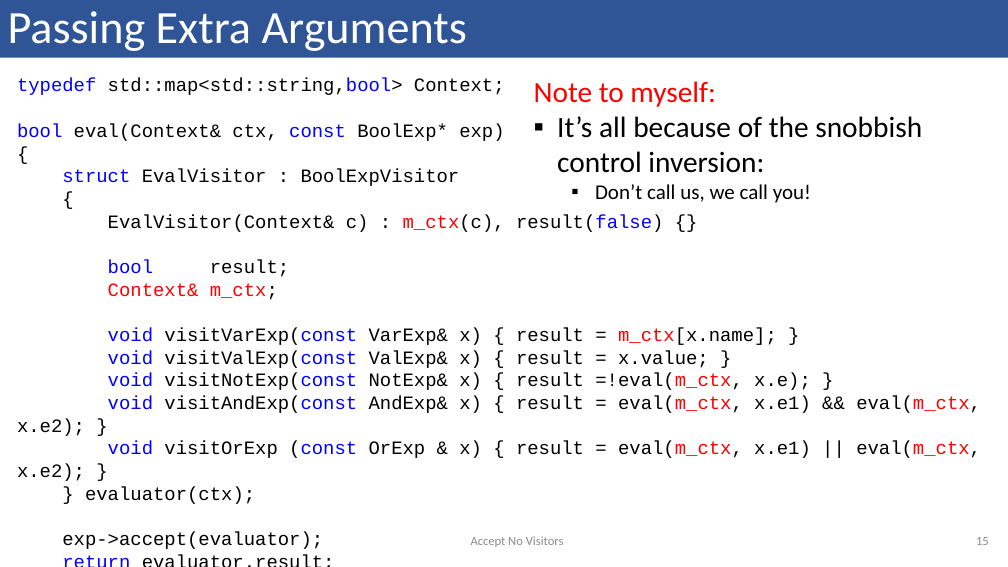
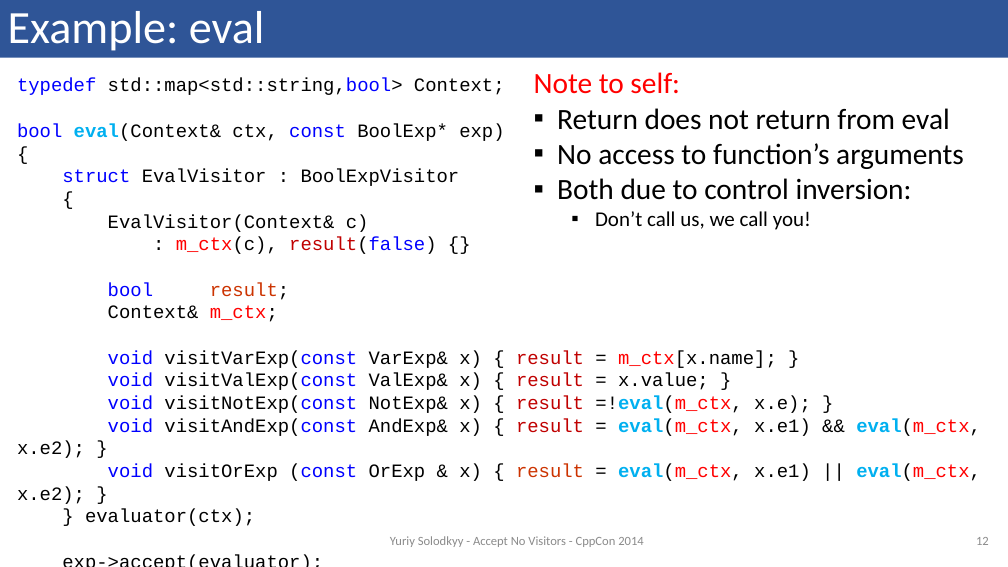
Before and after one commit to solodon4/Mach7, a slide deck: slide 12 of media/presentations/2014-09-12 CppCon.pptx (slide 15 before the commit). Drawn at 1008x567 pixels with LibreOffice and Linux fonts; fonts in the diff are those of the drawing. Boxes give left, top, right and bottom in pixels: in the first picture for what was removed or moved away, otherwise in the second. Text is boxed around its words. In the diff, an @@ line names an element or a change of style, - is before the commit and + after.

```diff
--- a/media/presentations/2014-09-12 CppCon.pptx
+++ b/media/presentations/2014-09-12 CppCon.pptx
@@ title at (x1=8, y1=11, x2=265, y2=51): text changed @@
-Passing Extra Arguments
+Example: eval
@@ text "Note to self:" moved from (x1=534, y1=81, x2=922, y2=203) to (x1=534, y1=72, x2=964, y2=230) @@
@@ text at (x1=534, y1=72, x2=964, y2=200): text changed @@
-Note to myself:
-▪ It’s all because of the snobbish control inversion:
+Note to self:
+▪ Return does not return from eval
+▪ No access to function’s arguments
+▪ Both due to control inversion:
@@ text at (x1=17, y1=124, x2=981, y2=504): text colour #000000 to #00B0F0, bold on in "eval(Context&", "=!eval(m_ctx,", "eval(m_ctx, eval(m_ctx,", "eval(m_ctx, eval(m_ctx,"; text colour #000000 to #CC3300 in "result;", "result", "evaluator.result;"; text colour #FF0000 to #000000 in "Context&"; text colour #000000 to #C00000 in "result", "result", "result", "result" @@
@@ text at (x1=108, y1=214, x2=436, y2=254): text changed @@
-EvalVisitor(Context& c) : m_ctx(c), result(false) {}
+EvalVisitor(Context& c)
+: m_ctx(c), result(false) {}
@@ text at (x1=390, y1=536, x2=643, y2=547): text changed @@
-Accept No Visitors
+Yuriy Solodkyy - Accept No Visitors - CppCon 2014
@@ page number at (x1=976, y1=537, x2=989, y2=545): text changed @@
-15
+12
```
Also in this commit, not shown: 35 other slides changed, 6 slides added.
